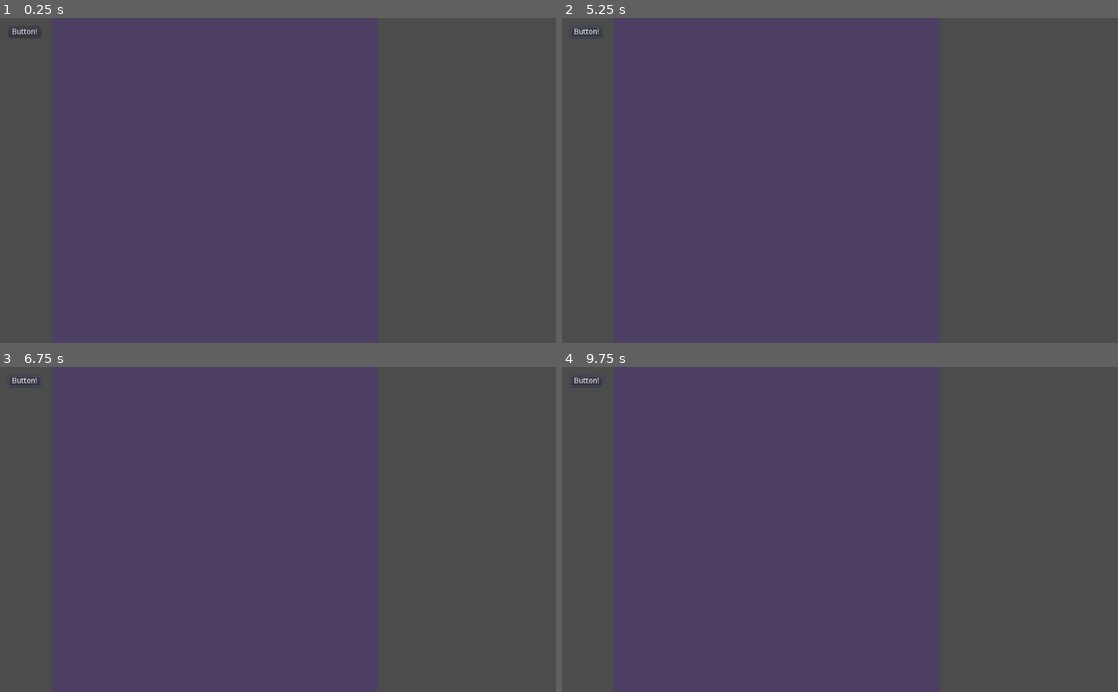
Above: before the commit, frames 1-4 (two rows, left to right).
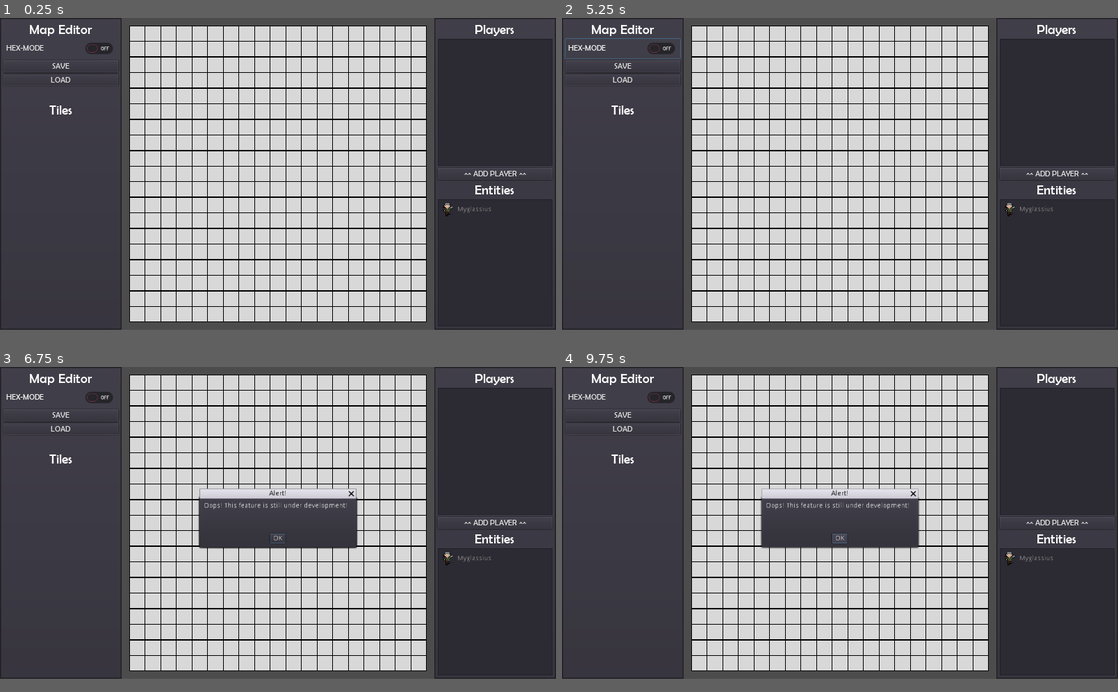
Above: after the commit, the same moments.

Repository: BradHipsher/Map20
Game: Godot game, scene res://main/main.tscn
The game is run twice, just before and just after one commit, with the same random seed, the same clock (stepped at 60 frames per second) and the same inputs. Before the commit the project starts from res://main/Map20/Map20.tscn.
Inputs (mouse positions are in pixels of both pictures, inside the frame that each line leads up to):
- Up to frame 1 (0.25 s): no input
- Up to frame 2 (5.25 s): click (584, 31) at 0.5 s, where only the run before the commit has a clickable "Button!"; click (623, 50) at 1.25 s, where only the run after the commit has a clickable "HEX-MODE"; click (623, 70) at 2 s, where only the run after the commit has a clickable "SAVE"; click (623, 83) at 2.75 s, where only the run after the commit has a clickable "LOAD"; click (1056, 180) at 3.5 s, where only the run after the commit has a clickable "^^ ADD PLAYER ^^"; click (840, 196) at 4.25 s, where only the run after the commit has a clickable "OK"; click (840, 196) at 5 s, where only the run after the commit has a clickable "OK"
- Up to frame 3 (6.75 s): click (22, 380) at 5.75 s, where only the run before the commit has a clickable "Button!"; click (61, 399) at 6.5 s, where only the run after the commit has a clickable "HEX-MODE"
- Up to frame 4 (9.75 s): click (1056, 529) at 7.25 s, where only the run after the commit has a clickable "^^ ADD PLAYER ^^"; click (584, 380) at 8 s, where only the run before the commit has a clickable "Button!"; click (623, 399) at 8.75 s, where only the run after the commit has a clickable "HEX-MODE"; click (840, 545) at 9.5 s, where only the run after the commit has a clickable "OK"
In our replay, the window is 800x468 before the commit and 800x449 after it. These sizes can differ from the game's own. Grey fills any space a smaller window leaves; there, only what the larger window draws over its background counts as a difference.

The runs differ from the first frame. In frame 1, 79% of the frame differs, in the area x 0-100%, y 0-96%; in frame 2, 79%; in frame 3, 78%; in frame 4, 78%.

Commit message:
complete rework of the app

Diff:
--- a/main/Map20/Map20.tscn
+++ /dev/null
@@ -1,32 +0,0 @@
-[gd_scene load_steps=4 format=2]
-
-[ext_resource path="res://main/Map20/Map20.gd" type="Script" id=1]
-[ext_resource path="res://main/SidePanelLeft/SidePanelLeft.tscn" type="PackedScene" id=2]
-[ext_resource path="res://main/MapPanel/MapPanel.tscn" type="PackedScene" id=3]
-
-[node name="Map20" type="Node"]
-script = ExtResource( 1 )
-
-[node name="Page" type="Control" parent="."]
-anchor_right = 1.0
-anchor_bottom = 1.0
-__meta__ = {
-"_edit_use_anchors_": false
-}
-
-[node name="HBoxContainer" type="HBoxContainer" parent="Page"]
-anchor_bottom = 1.0
-margin_right = 695.0
-__meta__ = {
-"_edit_use_anchors_": false
-}
-
-[node name="SidePanelLeft" parent="Page/HBoxContainer" instance=ExtResource( 2 )]
-anchor_bottom = 0.0
-margin_bottom = 600.0
-
-[node name="MapPanel" parent="Page/HBoxContainer" instance=ExtResource( 3 )]
-anchor_bottom = 0.0
-margin_left = 95.0
-margin_right = 695.0
-margin_bottom = 600.0
--- a/main/MapPanel/MapPanel.tscn
+++ /dev/null
@@ -1,15 +0,0 @@
-[gd_scene load_steps=2 format=2]
-
-[ext_resource path="res://main/res/durplebox.png" type="Texture" id=1]
-
-[node name="MapPanel" type="MarginContainer"]
-anchor_bottom = 1.0
-__meta__ = {
-"_edit_use_anchors_": false
-}
-
-[node name="TextureRect" type="TextureRect" parent="."]
-margin_right = 600.0
-margin_bottom = 600.0
-texture = ExtResource( 1 )
-stretch_mode = 1
--- a/main/SidePanelLeft/SidePanelLeft.tscn
+++ /dev/null
@@ -1,21 +0,0 @@
-[gd_scene format=2]
-
-[node name="MarginContainer" type="MarginContainer"]
-anchor_bottom = 1.0
-margin_right = 91.0
-custom_constants/margin_right = 16
-custom_constants/margin_top = 16
-custom_constants/margin_left = 16
-custom_constants/margin_bottom = 16
-__meta__ = {
-"_edit_use_anchors_": false
-}
-
-[node name="Button" type="Button" parent="."]
-margin_left = 16.0
-margin_top = 16.0
-margin_right = 75.0
-margin_bottom = 36.0
-size_flags_horizontal = 0
-size_flags_vertical = 0
-text = "Button!"
--- /dev/null
+++ b/main/character-card/character-card.tscn
@@ -0,0 +1,43 @@
+[gd_scene load_steps=2 format=2]
+
+[ext_resource path="res://res/img/myglassius.png" type="Texture" id=1]
+
+[node name="character-card" type="Control"]
+margin_right = 1138.0
+margin_bottom = 640.0
+__meta__ = {
+"_edit_use_anchors_": false
+}
+
+[node name="PanelContainer" type="PanelContainer" parent="."]
+margin_right = 14.0
+margin_bottom = 14.0
+size_flags_horizontal = 3
+size_flags_vertical = 3
+__meta__ = {
+"_edit_use_anchors_": false
+}
+
+[node name="HBoxContainer" type="HBoxContainer" parent="PanelContainer"]
+margin_left = 7.0
+margin_top = 7.0
+margin_right = 131.0
+margin_bottom = 57.0
+
+[node name="TextureRect" type="TextureRect" parent="PanelContainer/HBoxContainer"]
+margin_right = 50.0
+margin_bottom = 50.0
+rect_min_size = Vector2( 50, 50 )
+texture = ExtResource( 1 )
+expand = true
+__meta__ = {
+"_edit_use_anchors_": false
+}
+
+[node name="RichTextLabel" type="Label" parent="PanelContainer/HBoxContainer"]
+margin_left = 54.0
+margin_top = 9.0
+margin_right = 124.0
+margin_bottom = 40.0
+text = "Myglassius
+HP: 28/32"
--- a/main/Map20/Map20.gd
+++ b/main/entity/Sprite.gd
@@ -1,12 +1,8 @@
-extends Node
+extends Sprite
 
+func setSprite(txt):
+	texture = txt
 
-# Declare member variables here. Examples:
-# var a = 2
-# var b = "text"
-
-
-# Called when the node enters the scene tree for the first time.
 func _ready():
 	pass # Replace with function body.
 
--- /dev/null
+++ b/main/entity/entity.gd
@@ -0,0 +1,7 @@
+extends Area2D
+
+func setSprite(txt):
+	get_node("Sprite").setSprite(txt)
+
+func _ready():
+	pass # Replace with function body.
--- /dev/null
+++ b/main/entity/entity.tscn
@@ -0,0 +1,18 @@
+[gd_scene load_steps=5 format=2]
+
+[ext_resource path="res://res/img/myglassius.png" type="Texture" id=1]
+[ext_resource path="res://main/entity/Sprite.gd" type="Script" id=2]
+[ext_resource path="res://main/entity/entity.gd" type="Script" id=3]
+
+[sub_resource type="RectangleShape2D" id=1]
+extents = Vector2( 16, 16 )
+
+[node name="entity" type="Area2D"]
+script = ExtResource( 3 )
+
+[node name="CollisionShape2D" type="CollisionShape2D" parent="."]
+shape = SubResource( 1 )
+
+[node name="Sprite" type="Sprite" parent="."]
+texture = ExtResource( 1 )
+script = ExtResource( 2 )
--- /dev/null
+++ b/main/grid/Grid2D.gd
@@ -0,0 +1,42 @@
+extends Node2D
+
+const tileSpace = preload("res://main/tile-space/tile-space.tscn")
+const entity = preload("res://main/entity/entity.tscn")
+
+const myglassius = preload("res://res/img/myglassius.png")
+
+var tiles
+var players
+
+const gridType = 'rect'
+
+func _ready():
+
+	tiles = get_node("tiles")
+	players = get_node("players")
+
+	if (gridType == 'rect'):
+		for j in 19:
+			for i in 19:
+				var ts = tileSpace.instance()
+				ts.position = Vector2(32+i*32, 32+j*32)
+				tiles.add_child(ts)
+	if (gridType == 'hex'):
+		for j in 19:
+			if(j % 2):
+				for i in 19:
+					var ts = tileSpace.instance()
+					ts.position = Vector2(32+i*32, 32+j*32)
+					tiles.add_child(ts)
+			if(! j % 2):
+				for i in 18:
+					var ts = tileSpace.instance()
+					ts.position = Vector2(48+i*32, 32+j*32)
+					tiles.add_child(ts)
+
+func add_player(nm, txt):
+	var ent = entity.instance()
+	ent.setSprite(txt)
+	ent.position = Vector2(32 + 4*32, 32 + 7*32)
+	ent.name = nm
+	players.add_child(ent)
--- /dev/null
+++ b/main/grid/grid.gd
@@ -0,0 +1,8 @@
+extends Viewport
+
+func add_player(nm, txt):
+	get_node("Grid2D").add_player(nm, txt)
+
+
+func _on_panelright_playerAdded(nm, txt):
+	add_player(nm, txt)
--- /dev/null
+++ b/main/grid/grid.tscn
@@ -0,0 +1,18 @@
+[gd_scene load_steps=3 format=2]
+
+[ext_resource path="res://main/grid/grid.gd" type="Script" id=1]
+[ext_resource path="res://main/grid/Grid2D.gd" type="Script" id=2]
+
+[node name="grid-view" type="Viewport"]
+size = Vector2( 640, 640 )
+size_override_stretch = true
+script = ExtResource( 1 )
+
+[node name="Grid2D" type="Node2D" parent="." groups=[
+"grid2d",
+]]
+script = ExtResource( 2 )
+
+[node name="tiles" type="Node2D" parent="Grid2D"]
+
+[node name="players" type="Node2D" parent="Grid2D"]
--- /dev/null
+++ b/main/main-menu/main-menu.gd
@@ -0,0 +1,4 @@
+extends Control
+
+func _on_Button_pressed():
+	get_parent().start_map();
--- /dev/null
+++ b/main/main-menu/main-menu.tscn
@@ -0,0 +1,37 @@
+[gd_scene load_steps=2 format=2]
+
+[ext_resource path="res://main/main-menu/main-menu.gd" type="Script" id=1]
+
+[node name="main-menu" type="Control"]
+anchor_right = 1.0
+anchor_bottom = 1.0
+script = ExtResource( 1 )
+__meta__ = {
+"_edit_use_anchors_": false
+}
+
+[node name="ColorRect" type="ColorRect" parent="."]
+anchor_right = 1.0
+anchor_bottom = 1.0
+color = Color( 0.0980392, 0.0117647, 0.145098, 1 )
+__meta__ = {
+"_edit_use_anchors_": false
+}
+
+[node name="CenterContainer" type="CenterContainer" parent="."]
+anchor_right = 1.0
+anchor_bottom = 1.0
+margin_left = -2.24493
+margin_right = -2.24493
+__meta__ = {
+"_edit_use_anchors_": false
+}
+
+[node name="Button" type="Button" parent="CenterContainer"]
+margin_left = 544.0
+margin_top = 310.0
+margin_right = 594.0
+margin_bottom = 330.0
+text = "START"
+
+[connection signal="pressed" from="CenterContainer/Button" to="." method="_on_Button_pressed"]
--- /dev/null
+++ b/main/main.tscn
@@ -0,0 +1,7 @@
+[gd_scene load_steps=2 format=2]
+
+[ext_resource path="res://main/map-editor/map-editor.tscn" type="PackedScene" id=1]
+
+[node name="main" type="Node"]
+
+[node name="map-editor" parent="." instance=ExtResource( 1 )]
--- /dev/null
+++ b/main/map-editor/map-editor.tscn
@@ -0,0 +1,45 @@
+[gd_scene load_steps=4 format=2]
+
+[ext_resource path="res://main/grid/grid.tscn" type="PackedScene" id=1]
+[ext_resource path="res://main/panel-left/panel-left.tscn" type="PackedScene" id=2]
+[ext_resource path="res://main/panel-right/panel-right.tscn" type="PackedScene" id=3]
+
+[node name="map-editor" type="Control"]
+anchor_right = 1.0
+anchor_bottom = 1.0
+__meta__ = {
+"_edit_use_anchors_": false
+}
+
+[node name="HBoxContainer" type="HBoxContainer" parent="."]
+anchor_right = 1.0
+anchor_bottom = 1.0
+custom_constants/separation = 0
+alignment = 1
+__meta__ = {
+"_edit_use_anchors_": false
+}
+
+[node name="panel-left" parent="HBoxContainer" instance=ExtResource( 2 )]
+anchor_right = 0.0
+anchor_bottom = 0.0
+margin_right = 249.0
+margin_bottom = 640.0
+
+[node name="ViewportContainer" type="ViewportContainer" parent="HBoxContainer"]
+margin_left = 249.0
+margin_right = 889.0
+margin_bottom = 640.0
+
+[node name="grid-view" parent="HBoxContainer/ViewportContainer" instance=ExtResource( 1 )]
+handle_input_locally = false
+render_target_update_mode = 3
+
+[node name="panel-right" parent="HBoxContainer" instance=ExtResource( 3 )]
+anchor_right = 0.0
+anchor_bottom = 0.0
+margin_left = 889.0
+margin_right = 1138.0
+margin_bottom = 640.0
+
+[connection signal="playerAdded" from="HBoxContainer/panel-right" to="HBoxContainer/ViewportContainer/grid-view" method="_on_panelright_playerAdded"]
--- /dev/null
+++ b/main/panel-left/panel-left.gd
@@ -0,0 +1,22 @@
+extends Panel
+
+var popupWIP = preload("res://main/popups/popup-wip.tscn")
+
+func _ready():
+	pass # Replace with function body.
+
+func _on_hexMode_toggled(button_pressed):
+	var popup = popupWIP.instance()
+	add_child(popup)
+	popup.popup_centered(Vector2(320,100))
+	get_node("panel-container/vbox/hexMode").pressed = false
+
+func _on_save_pressed():
+	var popup = popupWIP.instance()
+	add_child(popup)
+	popup.popup_centered(Vector2(320,100))
+
+func _on_load_pressed():
+	var popup = popupWIP.instance()
+	add_child(popup)
+	popup.popup_centered(Vector2(320,100))
--- /dev/null
+++ b/main/panel-left/panel-left.tscn
@@ -0,0 +1,93 @@
+[gd_scene load_steps=7 format=2]
+
+[ext_resource path="res://res/fonts/BRLNSR.TTF" type="DynamicFontData" id=1]
+[ext_resource path="res://main/panel-left/panel-left.gd" type="Script" id=2]
+
+[sub_resource type="DynamicFont" id=1]
+size = 28
+font_data = ExtResource( 1 )
+
+[sub_resource type="DynamicFont" id=4]
+font_data = ExtResource( 1 )
+
+[sub_resource type="DynamicFont" id=2]
+font_data = ExtResource( 1 )
+
+[sub_resource type="DynamicFont" id=3]
+font_data = ExtResource( 1 )
+
+[node name="panel-left" type="Panel"]
+anchor_right = 1.0
+anchor_bottom = 1.0
+size_flags_horizontal = 3
+size_flags_vertical = 3
+script = ExtResource( 2 )
+__meta__ = {
+"_edit_use_anchors_": false
+}
+
+[node name="panel-container" type="PanelContainer" parent="."]
+anchor_right = 1.0
+anchor_bottom = 1.0
+__meta__ = {
+"_edit_use_anchors_": false
+}
+
+[node name="vbox" type="VBoxContainer" parent="panel-container"]
+margin_left = 7.0
+margin_top = 7.0
+margin_right = 1131.0
+margin_bottom = 633.0
+__meta__ = {
+"_edit_use_anchors_": false
+}
+
+[node name="titleLabel" type="RichTextLabel" parent="panel-container/vbox"]
+margin_right = 1124.0
+margin_bottom = 33.0
+custom_fonts/normal_font = SubResource( 1 )
+bbcode_enabled = true
+bbcode_text = "[center]Map Editor[/center]"
+text = "Map Editor"
+fit_content_height = true
+
+[node name="hexMode" type="CheckButton" parent="panel-container/vbox"]
+margin_top = 37.0
+margin_right = 1124.0
+margin_bottom = 77.0
+custom_fonts/font = SubResource( 4 )
+text = "HEX-MODE"
+
+[node name="save" type="Button" parent="panel-container/vbox"]
+margin_top = 81.0
+margin_right = 1124.0
+margin_bottom = 106.0
+custom_fonts/font = SubResource( 2 )
+text = "SAVE"
+
+[node name="load" type="Button" parent="panel-container/vbox"]
+margin_top = 110.0
+margin_right = 1124.0
+margin_bottom = 135.0
+custom_fonts/font = SubResource( 3 )
+text = "LOAD"
+
+[node name="spacer" type="MarginContainer" parent="panel-container/vbox"]
+margin_top = 139.0
+margin_right = 1124.0
+margin_bottom = 164.0
+rect_min_size = Vector2( 0, 25 )
+
+[node name="Tiles" type="RichTextLabel" parent="panel-container/vbox"]
+margin_top = 168.0
+margin_right = 1124.0
+margin_bottom = 201.0
+custom_fonts/normal_font = SubResource( 1 )
+bbcode_enabled = true
+bbcode_text = "[center]Tiles[/center]"
+text = "Tiles"
+fit_content_height = true
+
+[connection signal="toggled" from="panel-container/vbox/hexMode" to="." method="_on_hexMode_toggled"]
+[connection signal="pressed" from="panel-container/vbox/save" to="." method="_on_save_pressed"]
+[connection signal="pressed" from="panel-container/vbox/load" to="." method="_on_load_pressed"]
--- /dev/null
+++ b/main/panel-right/panel-right.gd
@@ -0,0 +1,24 @@
+extends Panel
+
+signal playerAdded(nm, txt)
+
+var characterCard = preload("res://main/character-card/character-card.tscn")
+var myglassiusTxt = preload("res://res/img/myglassius.png")
+
+var players
+var entities
+
+func _ready():
+	players = get_node("panel-container/vbox/players")
+	entities = get_node("panel-container/vbox/entities")
+	entities.add_item("Myglassius", myglassiusTxt)
+
+func add_player():
+	var selectedEntities = entities.get_selected_items()
+	for ent in selectedEntities:
+		players.add_item(entities.get_item_text(ent), entities.get_item_icon(ent))
+		emit_signal("playerAdded",entities.get_item_text(ent), entities.get_item_icon(ent))
+		entities.remove_item(ent)
+
+func _on_addPlayer_pressed():
+	add_player()
--- /dev/null
+++ b/main/panel-right/panel-right.tscn
@@ -0,0 +1,80 @@
+[gd_scene load_steps=5 format=2]
+
+[ext_resource path="res://res/fonts/BRLNSR.TTF" type="DynamicFontData" id=1]
+[ext_resource path="res://main/panel-right/panel-right.gd" type="Script" id=2]
+
+[sub_resource type="DynamicFont" id=2]
+size = 28
+font_data = ExtResource( 1 )
+
+[sub_resource type="DynamicFont" id=1]
+font_data = ExtResource( 1 )
+
+[node name="panel-right" type="Panel"]
+anchor_right = 1.0
+anchor_bottom = 1.0
+rect_pivot_offset = Vector2( -484.314, -34.2123 )
+size_flags_horizontal = 3
+size_flags_vertical = 3
+script = ExtResource( 2 )
+__meta__ = {
+"_edit_use_anchors_": false
+}
+
+[node name="panel-container" type="PanelContainer" parent="."]
+anchor_right = 1.0
+anchor_bottom = 1.0
+__meta__ = {
+"_edit_use_anchors_": false
+}
+
+[node name="vbox" type="VBoxContainer" parent="panel-container"]
+margin_left = 7.0
+margin_top = 7.0
+margin_right = 1131.0
+margin_bottom = 633.0
+__meta__ = {
+"_edit_use_anchors_": false
+}
+
+[node name="playersLabel" type="RichTextLabel" parent="panel-container/vbox"]
+margin_right = 1124.0
+margin_bottom = 33.0
+custom_fonts/normal_font = SubResource( 2 )
+bbcode_enabled = true
+bbcode_text = "[center]Players[/center]"
+text = "Players"
+fit_content_height = true
+
+[node name="players" type="ItemList" parent="panel-container/vbox"]
+margin_top = 37.0
+margin_right = 1124.0
+margin_bottom = 296.0
+size_flags_horizontal = 3
+size_flags_vertical = 3
+
+[node name="addPlayer" type="Button" parent="panel-container/vbox"]
+margin_top = 300.0
+margin_right = 1124.0
+margin_bottom = 325.0
+custom_fonts/font = SubResource( 1 )
+text = "^^ ADD PLAYER ^^"
+
+[node name="Entities" type="RichTextLabel" parent="panel-container/vbox"]
+margin_top = 329.0
+margin_right = 1124.0
+margin_bottom = 362.0
+custom_fonts/normal_font = SubResource( 2 )
+bbcode_enabled = true
+bbcode_text = "[center]Entities[/center]"
+text = "Entities"
+fit_content_height = true
+
+[node name="entities" type="ItemList" parent="panel-container/vbox"]
+margin_top = 366.0
+margin_right = 1124.0
+margin_bottom = 626.0
+size_flags_horizontal = 3
+size_flags_vertical = 3
+
+[connection signal="pressed" from="panel-container/vbox/addPlayer" to="." method="_on_addPlayer_pressed"]
--- /dev/null
+++ b/main/popups/popup-add-player.tscn
@@ -0,0 +1,5 @@
+[gd_scene format=2]
+
+[node name="popup-add-player" type="PopupPanel"]
+anchor_right = 1.0
+anchor_bottom = 1.0
--- /dev/null
+++ b/main/popups/popup-wip.tscn
@@ -0,0 +1,7 @@
+[gd_scene format=2]
+
+[node name="popup-wip" type="AcceptDialog"]
+anchor_right = 1.0
+anchor_bottom = 1.0
+popup_exclusive = true
+dialog_text = "Oops! This feature is still under development!"
--- /dev/null
+++ b/main/tile-space/tile-space.tscn
@@ -0,0 +1,14 @@
+[gd_scene load_steps=3 format=2]
+
+[ext_resource path="res://res/img/tile-blank.png" type="Texture" id=1]
+
+[sub_resource type="RectangleShape2D" id=1]
+extents = Vector2( 16, 16 )
+
+[node name="tile-space" type="Area2D"]
+
+[node name="CollisionShape2D" type="CollisionShape2D" parent="."]
+shape = SubResource( 1 )
+
+[node name="Sprite" type="Sprite" parent="."]
+texture = ExtResource( 1 )
--- a/project.godot
+++ b/project.godot
@@ -11,8 +11,23 @@
 [application]
 
 config/name="Map20"
-run/main_scene="res://main/Map20/Map20.tscn"
+run/main_scene="res://main/main.tscn"
 config/icon="res://icon.png"
+
+[display]
+
+window/size/width=1138
+window/size/height=640
+window/stretch/mode="2d"
+window/stretch/aspect="keep"
+
+[input]
+
+testingF1={
+"deadzone": 0.5,
+"events": [ Object(InputEventKey,"resource_local_to_scene":false,"resource_name":"","device":0,"alt":false,"shift":false,"control":false,"meta":false,"command":false,"pressed":false,"scancode":16777244,"unicode":0,"echo":false,"script":null)
+ ]
+}
 
 [physics]
 
@@ -20,4 +35,5 @@
 
 [rendering]
 
+quality/driver/driver_name="GLES2"
 environment/default_environment="res://default_env.tres"
Binary file removed: main/res/durplebox.png
Binary file added: res/fonts/BRLNSB.TTF
Binary file added: res/fonts/BRLNSDB.TTF
Binary file added: res/fonts/BRLNSR.TTF
Binary file added: res/img/myglassius.png
Not shown, added: res/img/myglassius.png.import
Binary file added: res/img/tile-blank.png
Not shown, changed: res/img/tile-blank.png.import
Binary file added: res/img/tile-grey-brick-offset.png
Not shown, added: res/img/tile-grey-brick-offset.png.import
Binary file added: res/img/tile-grey-brick.png
Not shown, added: res/img/tile-grey-brick.png.import
